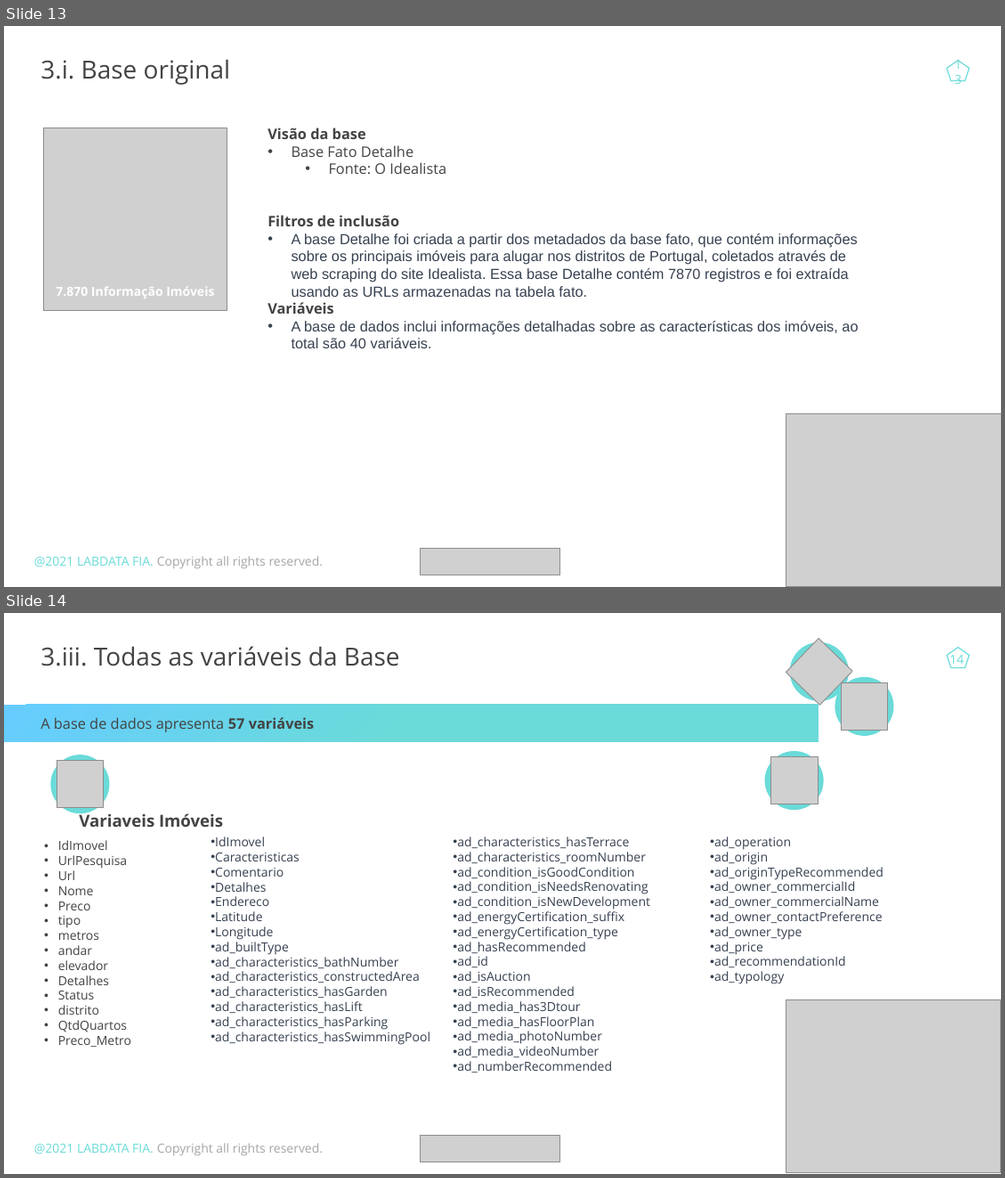
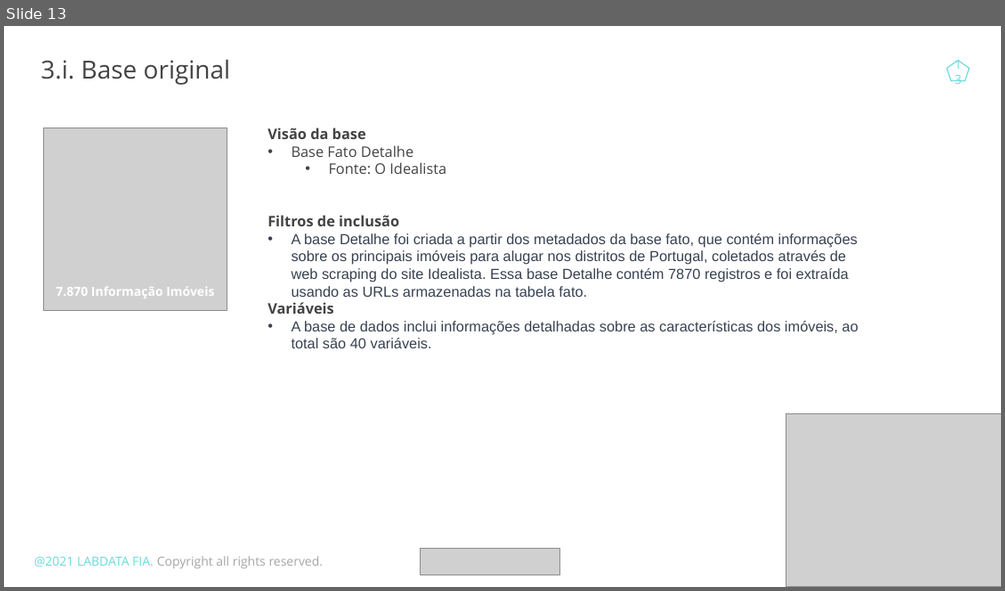
Before and after one commit to johnosd/MPAlugueisLisboa, a slide deck: Docs/TCC John Costa.pptx. Shown one above the other, each under a label of ours: slides 13 and 14 before the commit, slide 13 after it. The pictures are 1005x1178 and 1005x591 pixels, drawn with LibreOffice and Linux fonts; fonts in the diff are those of the drawing; grey boxes stand for pictures. Boxes give left, top, right and bottom in pixels: in the first picture for what was removed or moved away, otherwise in the second. Text is boxed around its words. In the diff, an @@ line names an element or a change of style, - is before the commit and + after.

```diff
--- a/Docs/TCC John Costa.pptx
+++ b/Docs/TCC John Costa.pptx
@@ slide 14 removed at (4, 613, 1001, 1174), background #FFFFFF @@
@@ picture removed at (786, 639, 853, 705) @@
@@ text removed at (40, 646, 400, 666) @@
-3.iii. Todas as variáveis da Base
@@ ellipse removed at (790, 642, 849, 701) @@
@@ pentagon removed at (947, 648, 970, 668) @@
@@ page number removed at (949, 651, 963, 667) @@
-14
@@ ellipse removed at (834, 677, 894, 737) @@
@@ picture removed at (841, 682, 888, 730) @@
@@ rectangle removed at (4, 705, 817, 742) @@
@@ text removed at (40, 717, 315, 732) @@
-A base de dados apresenta 57 variáveis
@@ ellipse removed at (50, 755, 109, 813) @@
@@ picture removed at (57, 761, 104, 807) @@
@@ ellipse removed at (764, 751, 824, 811) @@
@@ picture removed at (770, 756, 817, 803) @@
@@ text removed at (79, 811, 223, 827) @@
-Variaveis Imóveis
@@ text removed at (58, 840, 131, 1046) @@
-• IdImovel
-• UrlPesquisa
-• Url
-• Nome
-• Preco
-• tipo
-• metros
-• andar
-• elevador
-• Detalhes
-• Status
-• distrito
-• QtdQuartos
-• Preco_Metro
@@ text removed at (215, 836, 430, 1045) @@
-• IdImovel
-• Caracteristicas
-• Comentario
-• Detalhes
-• Endereco
-• Latitude
-• Longitude
-• ad_builtType
-• ad_characteristics_bathNumber
-• ad_characteristics_constructedArea
-• ad_characteristics_hasGarden
-• ad_characteristics_hasLift
-• ad_characteristics_hasParking
-• ad_characteristics_hasSwimmingPool
@@ text removed at (457, 836, 650, 1072) @@
-• ad_characteristics_hasTerrace
-• ad_characteristics_roomNumber
-• ad_condition_isGoodCondition
-• ad_condition_isNeedsRenovating
-• ad_condition_isNewDevelopment
-• ad_energyCertification_suffix
-• ad_energyCertification_type
-• ad_hasRecommended
-• ad_id
-• ad_isAuction
-• ad_isRecommended
-• ad_media_has3Dtour
-• ad_media_hasFloorPlan
-• ad_media_photoNumber
-• ad_media_videoNumber
-• ad_numberRecommended
@@ text removed at (714, 836, 883, 984) @@
-• ad_operation
-• ad_origin
-• ad_originTypeRecommended
-• ad_owner_commercialId
-• ad_owner_commercialName
-• ad_owner_contactPreference
-• ad_owner_type
-• ad_price
-• ad_recommendationId
-• ad_typology
@@ picture removed at (785, 999, 1000, 1172) @@
@@ text removed at (34, 1143, 324, 1155) @@
-@2021 LABDATA FIA. Copyright all rights reserved.
@@ picture removed at (421, 1135, 560, 1162) @@
```
Also in this commit, not shown: 11 slides changed, 3 other files.
